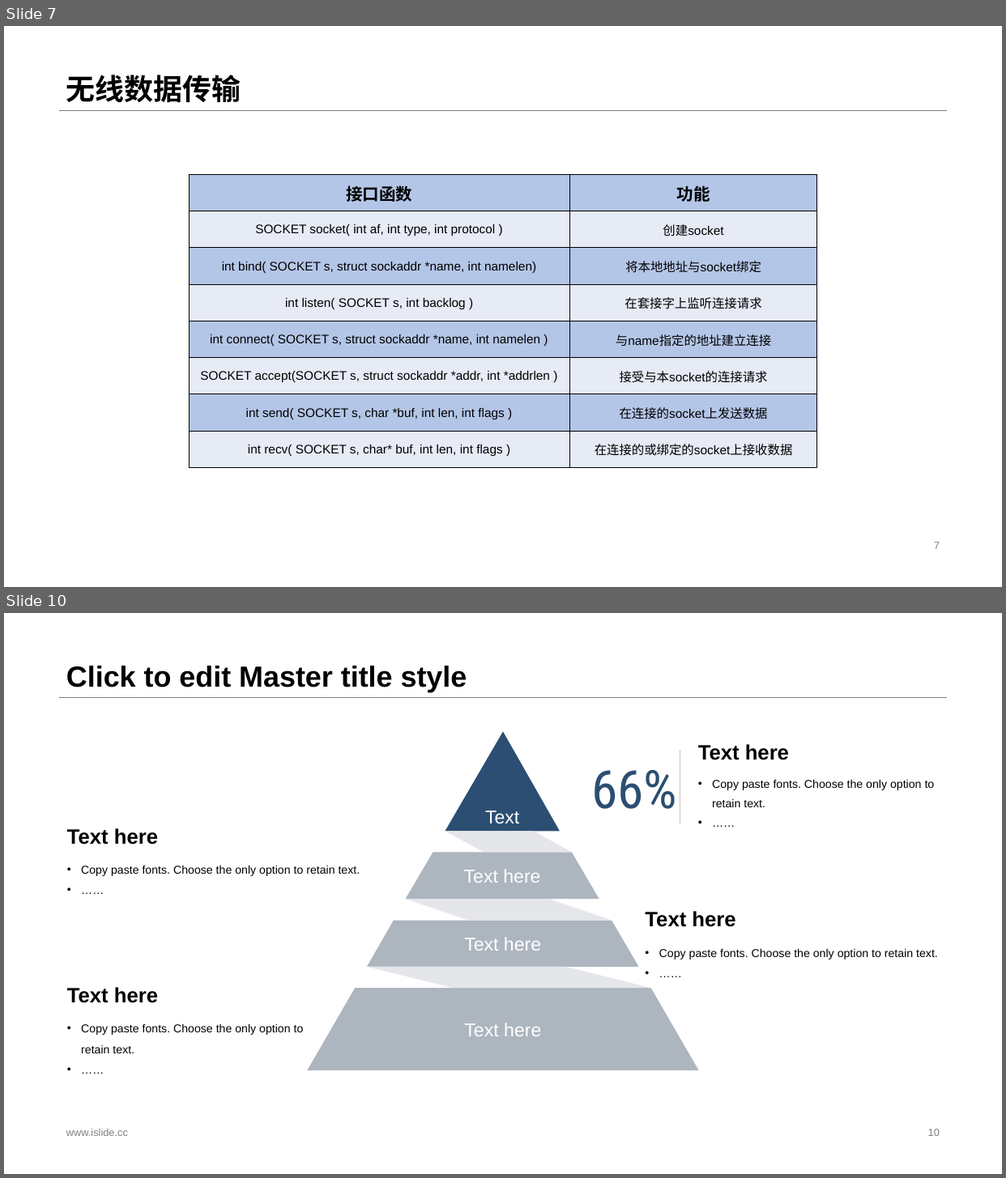
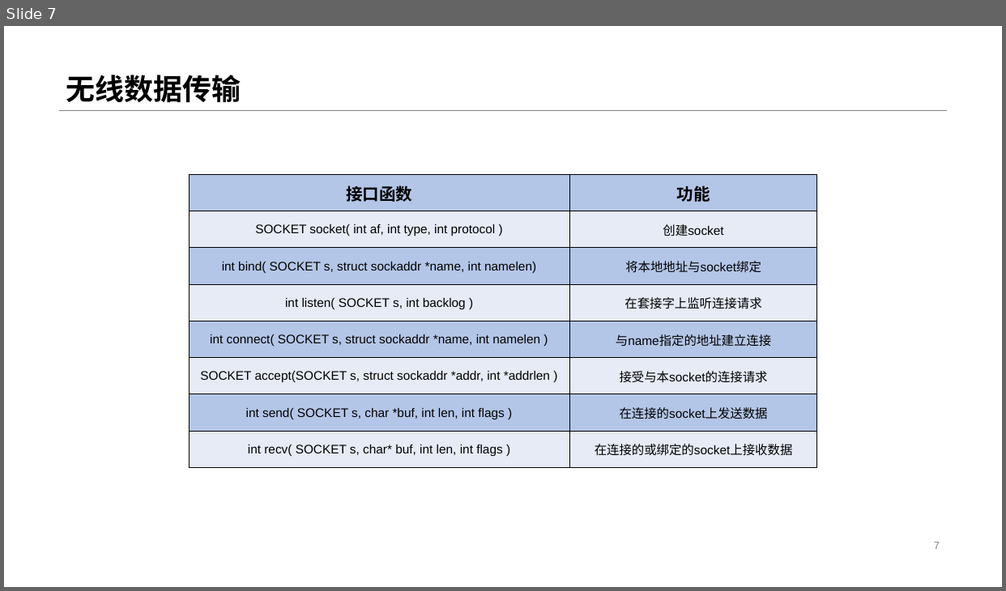
Before and after one commit to sebuaa2019/Team108, a slide deck: Team108-代码分析评审v0.1.pptx. Shown one above the other, each under a label of ours: slides 7 and 10 before the commit, slide 7 after it; the slides between them are not shown. The pictures are 1006x1178 and 1006x591 pixels, drawn with LibreOffice and Linux fonts; fonts in the diff are those of the drawing. Boxes give left, top, right and bottom in pixels: in the first picture for what was removed or moved away, otherwise in the second. Text is boxed around its words. In the diff, an @@ line names an element or a change of style, - is before the commit and + after.

```diff
--- a/Team108-代码分析评审v0.1.pptx
+++ b/Team108-代码分析评审v0.1.pptx
@@ slide 10 removed at [4, 613, 1002, 1174], background #FFFFFF; not listed: 1 template element that a slide beside it also shows @@
@@ title removed at [66, 666, 467, 692] @@
-Click to edit Master title style
@@ group removed at [67, 731, 938, 1071]: 9 texts, 7 freeform shapes, 1 line @@
-Text
-Text here
-Text here
-Text here
-66%
-Text here
-• Copy paste fonts. Choose the only option to retain text.
-• ……
-Text here
-• Copy paste fonts. Choose the only option to retain text.
-• ……
-Text here
-• Copy paste fonts. Choose the only option to retain text.
-• ……
-Text here
-• Copy paste fonts. Choose the only option to retain text.
-• ……
@@ text removed at [66, 1129, 128, 1136] @@
-www.islide.cc
@@ page number removed at [928, 1129, 940, 1136] @@
-10
```
Also in this commit, not shown: 3 slides changed, 5 slides added, 17 other slides removed, 1 other file.
